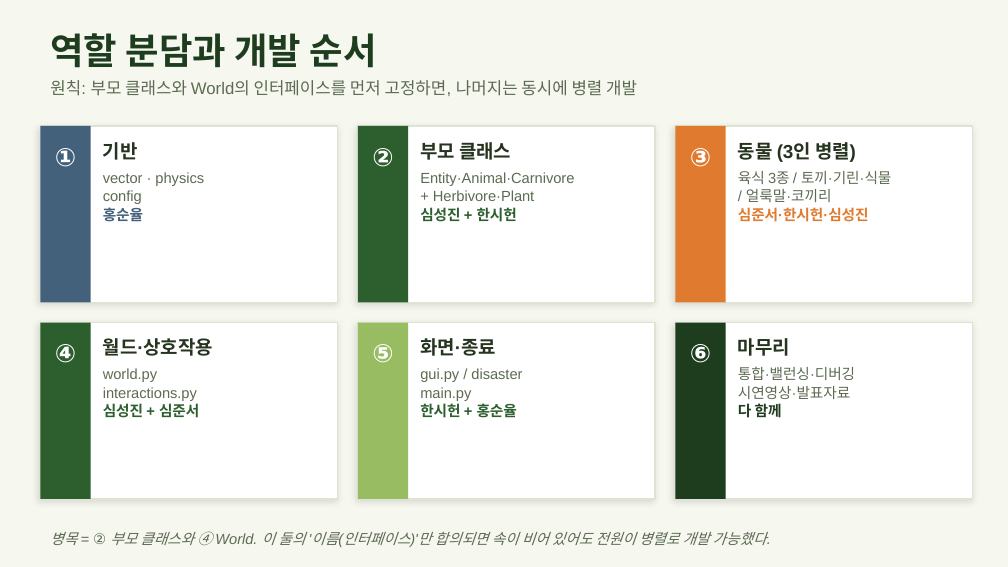
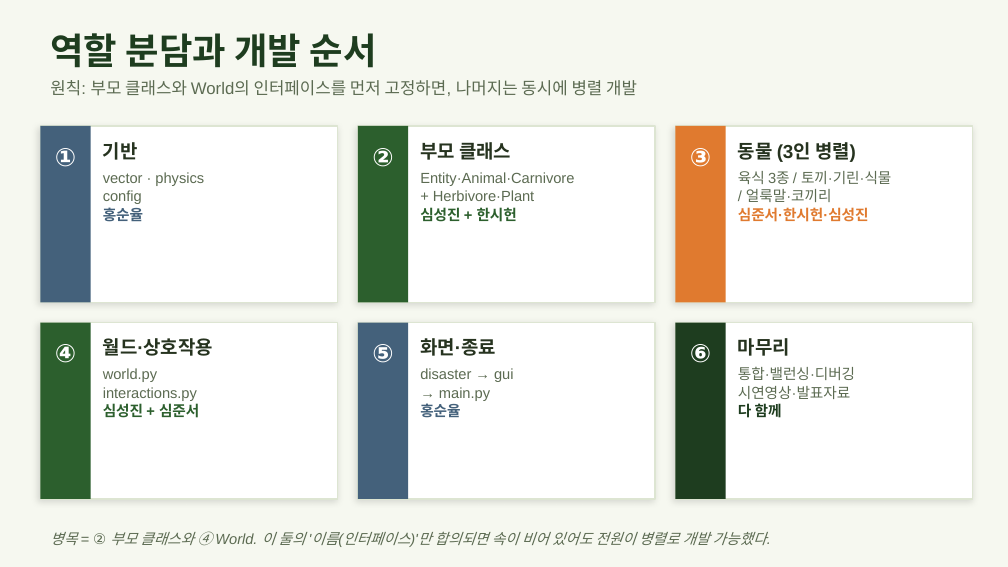
Before and after one commit to SSHSProject/-1-, a slide deck: slide 4 of 발표준비/발표자료_초원생태계.pptx. Drawn at 1008x567 pixels with LibreOffice and Linux fonts; fonts in the diff are those of the drawing. Boxes give left, top, right and bottom in pixels: in the first picture for what was removed or moved away, otherwise in the second. Text is boxed around its words. In the diff, an @@ line names an element or a change of style, - is before the commit and + after.

```diff
--- a/발표준비/발표자료_초원생태계.pptx
+++ b/발표준비/발표자료_초원생태계.pptx
@@ rectangle at box(358, 323, 408, 499): fill #97BC62 to #44617B @@
@@ text at box(420, 368, 513, 417): text changed @@
-gui.py / disaster
-main.py
-한시헌 + 홍순율
+disaster → gui
+→ main.py
+홍순율
```
Also in this commit, not shown: 2 other slides changed, 3 other files.
